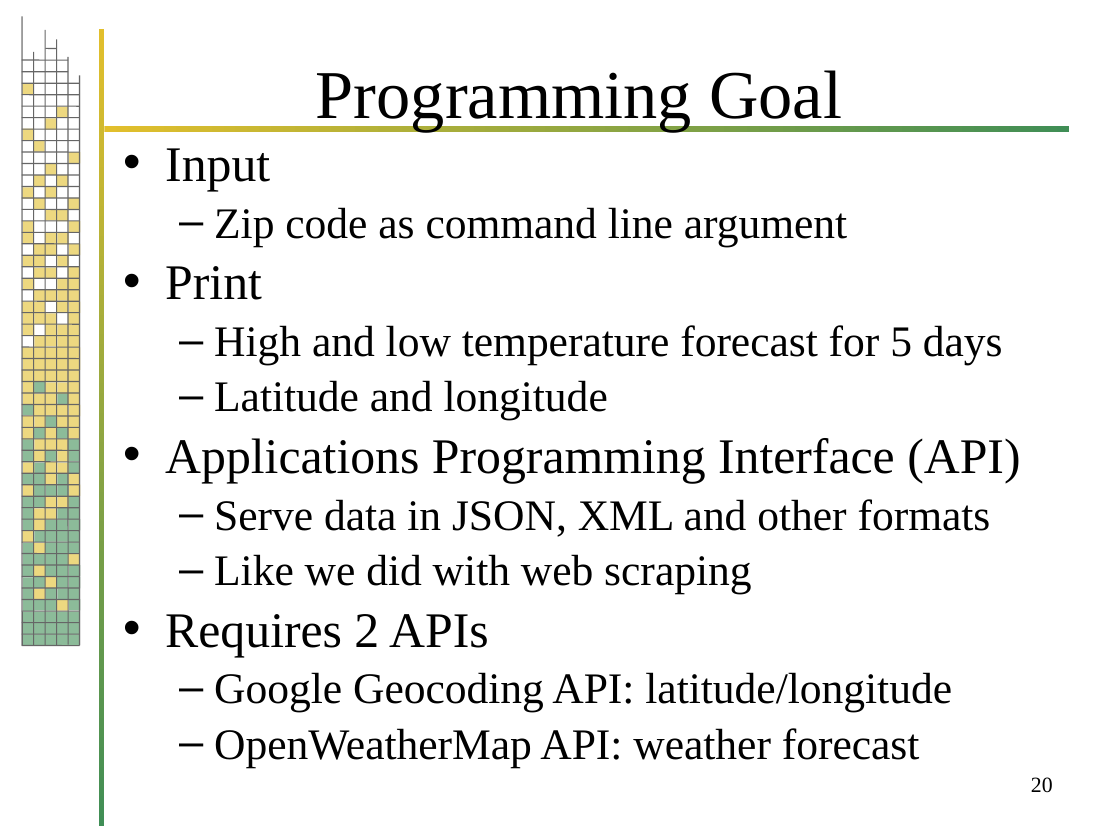
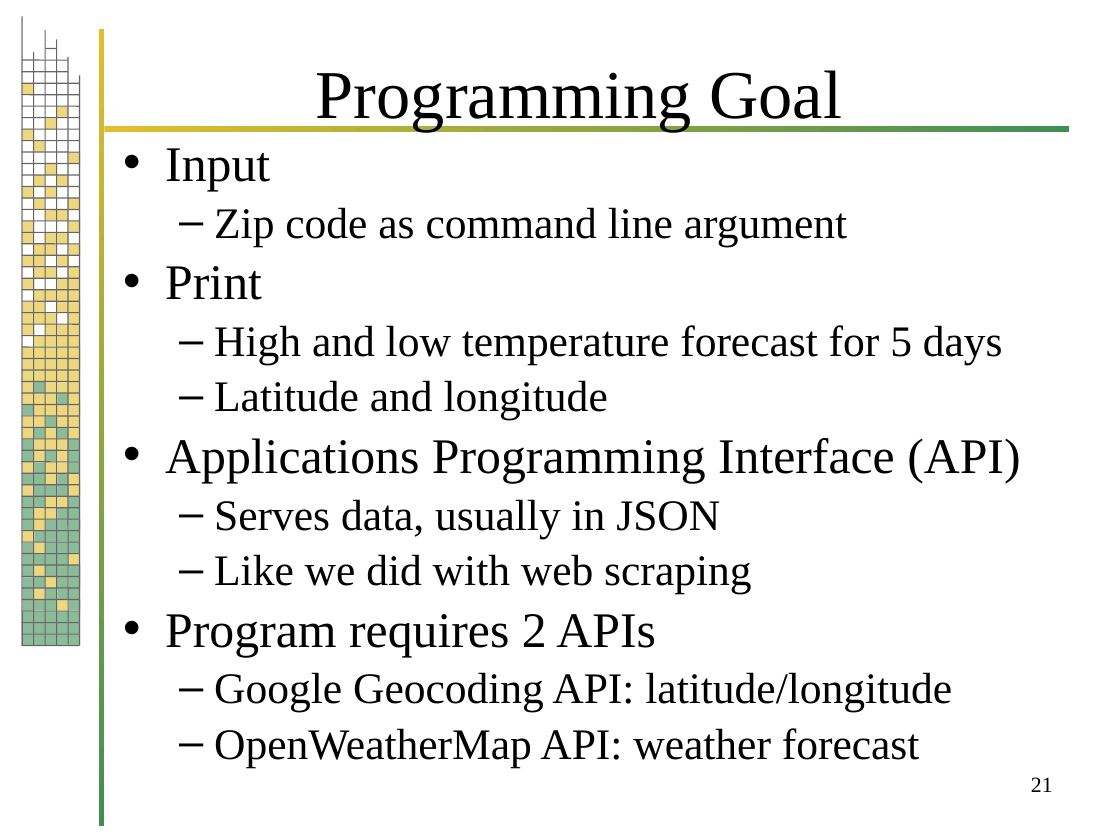
Before and after one commit to evlim/CommandLine, a slide deck: slide 21 of CommandLineProgrammingInPython.pptx (slide 20 before the commit). Drawn at 1120x840 pixels with LibreOffice and Linux fonts; fonts in the diff are those of the drawing; background and template pictures are left out. Boxes give left, top, right and bottom in pixels: in the first picture for what was removed or moved away, otherwise in the second. Text is boxed around its words. In the diff, an @@ line names an element or a change of style, - is before the commit and + after.

```diff
--- a/CommandLineProgrammingInPython.pptx
+++ b/CommandLineProgrammingInPython.pptx
@@ text at bbox=[214, 499, 720, 538]: text changed @@
-  – Serve data in JSON, XML and other formats
+  – Serves data, usually in JSON
@@ text at bbox=[165, 614, 656, 657]: text changed @@
-• Requires 2 APIs
+• Program requires 2 APIs
@@ page number at bbox=[1031, 777, 1053, 792]: text changed @@
-20
+21
```
Also in this commit, not shown: 10 other slides changed, 1 slide added.
